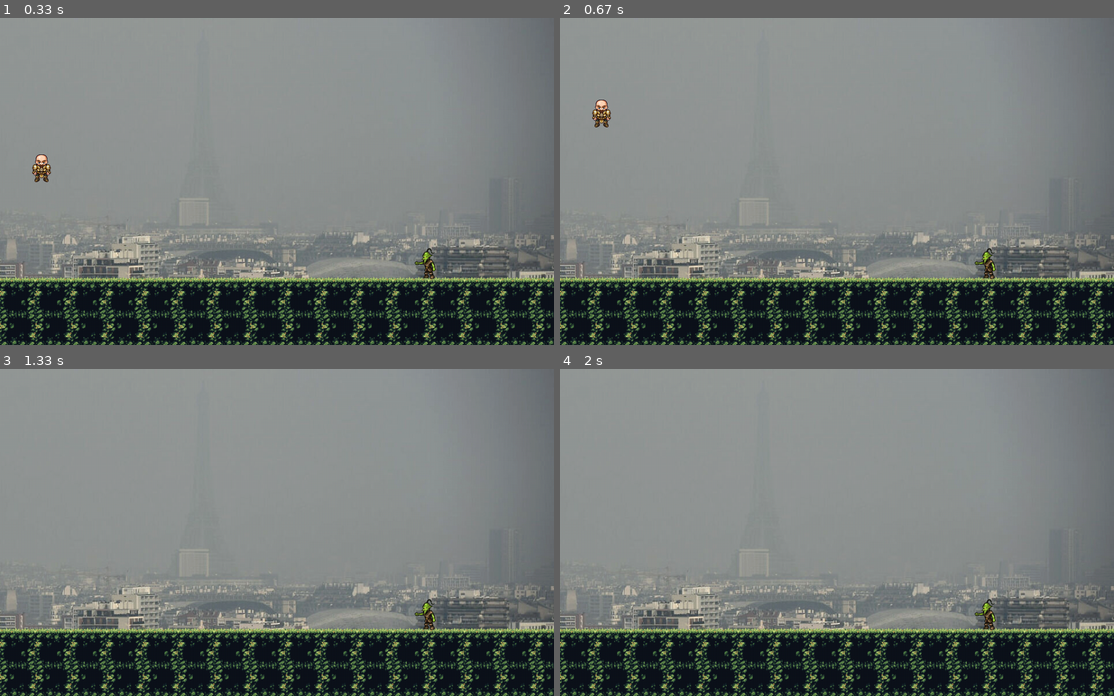
Above: before the commit, frames 1-4 (two rows, left to right).
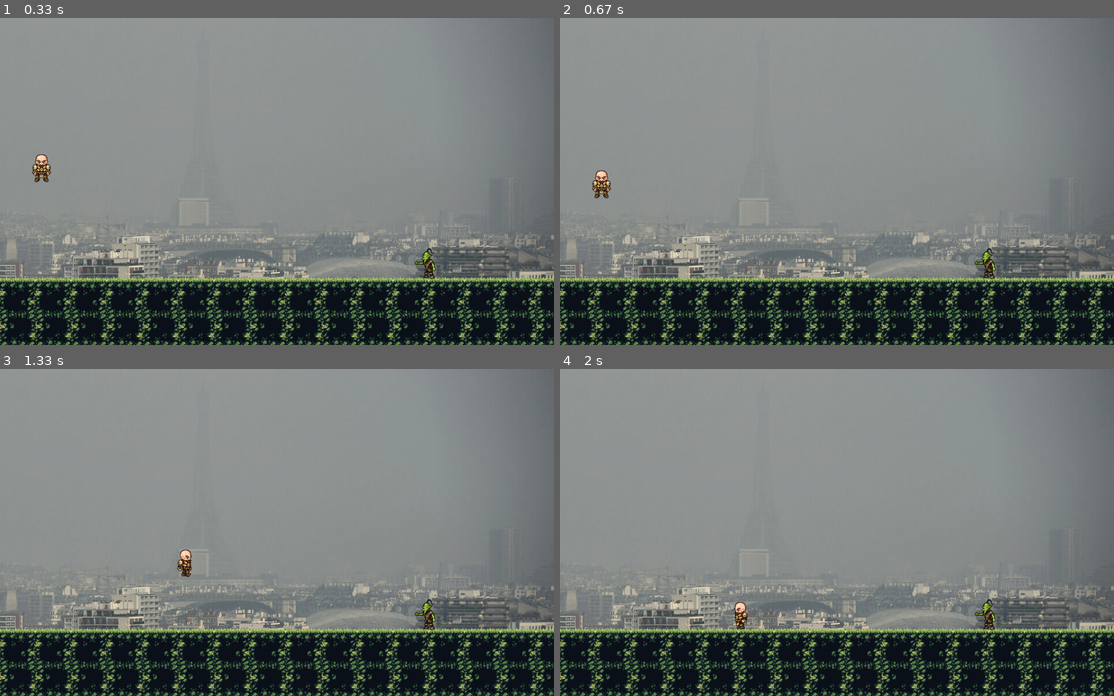
Above: after the commit, the same moments.

Repository: TarJimmy/gameJam
Game: pygame game, started from main.py
Two runs of this game, one before a commit and one after it. Both use one fixed random seed, a clock stepped at 60 frames per second and the inputs below.
Inputs:
- Up to frame 1 (0.33 s): no input
- Up to frame 2 (0.67 s): tap Space at 0.33 s
- Up to frame 3 (1.33 s): hold Right 0.67-1.13 s; tap Space at 0.73, 1.03, 1.23 s; hold Right from 1.17 s (still down)
- Up to frame 4 (2 s): tap Space at 1.53, 1.73 s; release Right at 1.63 s; hold Left from 1.67 s (still down)

Frame 1 is identical in both runs. In frame 2, 0.4% of the frame differs, in the area x 5-10%, y 25-56%; in frame 3, 0.2%; in frame 4, 0.2%.

Commit message:
push credit

Diff:
--- a/VueAccueil.py
+++ b/VueAccueil.py
@@ -1,6 +1,6 @@
 import pygame
 from class_Button import Button
-
+from class_Credit import Credit
 class VueAccueil:
     #Construteur de l'accueil
 
@@ -38,24 +38,7 @@
         self.boutonCredit.redimensionne(180,47)
         self.logo = Button(275,10,"images/boutons/logo.png")
         self.logo.redimensionne(230,200)
-
-
-
-    #
-    # def gerer_event(self):
-    #
-    #     ## Si le focus est sur la fenêtre.
-    #     if pygame.mouse.get_focused():
-    #         ## Trouve position de la souris
-    #         x, y = pygame.mouse.get_pos()
-    #
-    #         ## S'il y a collision:
-    #         collide = self.bouton_rect.collidepoint(x, y)
-    #
-    #         if collide:
-    #             print("Je suis dessus")
-    #         else:
-    #             print("Rien")
+        self.credit = Credit()
 
     #fonction qui affiche l'acceuil
     def afficher(self):
@@ -63,38 +46,44 @@
         #Met l'attribut d'affichage à True
         self.running = True
         #Tant qu'on continue à afficher la fenetre
+        credit = False
         while self.running:
-            #Charge le background
-            self.screen.blit(self.background, (0,0))
-            #Met à jour l'écran
-            # self.screen.blit(self.bouton, (200,200))
-            # self.screen.blit(self.bouton, self.bouton_rect)
-            # pygame.draw.rect(self.screen, self.rouge, self.bouton_rect)
-            self.screen.blit(self.boutonJouer.image, (self.boutonJouer.rect.x,self.boutonJouer.rect.y))
-            self.screen.blit(self.boutonCredit.image, (self.boutonCredit.rect.x,self.boutonCredit.rect.y))
-            self.screen.blit(self.logo.image, (self.logo.rect.x,self.logo.rect.y))
-            # self.bouton.fill((255,20,0))
-            # text = self.font.render(self.TEXT, 1, (255,255,255))
-            # self.screen.blit(text, (50, 500))
+            if credit:
+                self.screen = pygame.display.set_mode((self.credit.width,self.credit.height))
+                #Affiche le titre des roles
+                self.credit.afficher(self.screen)
+                for event in pygame.event.get():
+                    # si l'evenement est fermeture de fenetre
+                    if event.type == pygame.QUIT:
+                        self.running = False
+                    elif event.type == pygame.MOUSEBUTTONUP: # quand je relache le bouton
+                        if event.button == 1: # 1= clique gauche
+                            if self.credit.buttonBack.isClicked(event.pos):
+                                credit = False
 
-            ## Gérer les événements.
-            # accueil.gerer_event()
+            else:
+                self.screen = pygame.display.set_mode((self.width,self.height))
+                #Charge le background
+                self.screen.blit(self.background, (0,0))
+                #Met à jour l'écran
+                self.screen.blit(self.boutonJouer.image, (self.boutonJouer.rect.x,self.boutonJouer.rect.y))
+                self.screen.blit(self.boutonCredit.image, (self.boutonCredit.rect.x,self.boutonCredit.rect.y))
+                self.screen.blit(self.logo.image, (self.logo.rect.x,self.logo.rect.y))
+
+                #Parcours tous les évenements possibles
+                for event in pygame.event.get():
+                    # si l'evenement est fermeture de fenetre
+                    if event.type == pygame.QUIT:
+                        self.running = False
+                    elif event.type == pygame.MOUSEBUTTONUP:
+                        if event.button == 1:
+                            if self.boutonJouer.isClicked(event.pos):
+                                print("Je clique sur boutonJouer")
+                            if self.boutonCredit.isClicked(event.pos):
+                                print("Je clique sur boutonCrédit")
+                                credit = True
 
             pygame.display.flip()
-
-            #Parcours tous les évenements possibles
-            for event in pygame.event.get():
-                # si l'evenement est fermeture de fenetre
-                if event.type == pygame.QUIT:
-                    self.running = False
-                    print("Fermeture de l'accueil")
-                elif event.type == pygame.MOUSEBUTTONUP:
-                    if event.button == 1:
-                        if self.boutonJouer.isClicked(event.pos):
-                            print("Je clique sur boutonJouer")
-                        if self.boutonCredit.isClicked(event.pos):
-                            print("Je clique sur boutonCrédit")
-
 
 #A supprimer, c'est pour tester directement l'accueil
 pygame.init()
--- a/class_Credit.py
+++ b/class_Credit.py
@@ -1,8 +1,7 @@
 import pygame
-
+from class_Button import Button
 class Credit:
     def __init__(self):
-        pygame.init()
         #Largeur de l'écran
         self.width = 800
         #Hauteur de l'écran
@@ -10,10 +9,6 @@
         #Titre de l'écran
         pygame.display.set_caption("Crédit")
         #Appliquer la taille de l'écran à l'attribut screen
-        self.screen = pygame.display.set_mode((self.width,self.height))
-
-        #running est l'attribut ui précise si l'écran est activé
-        self.running = False
         #Les differentes police
         self.policeTitre = pygame.font.Font(None, 40)
         self.policeTitre.set_bold(True)
@@ -32,16 +27,8 @@
         self.TitreRole = self.policeTitre.render("Roles :",True,self.colorText)
         self.TitreSource = self.policeTitre.render("Sources :",True,self.colorText)
 
-    def addRoles(self,nom, roles):
-        text = nom + " : " + roles
-        self.mesRoles.append(self.policeRoles.render(text,True,self.colorText))
+        self.buttonBack = Button(70,10,"images/boutons/boutonRetourAccueil.gif")
 
-    def addSource(self,element, source):
-        text = element + " : " + source
-        self.mesSources.append(self.policeSource.render(text,True,self.colorText))
-
-    #fonction qui affiche les crédit
-    def afficher(self):
         self.addRoles("Saint-Laurent-Cyr Mark-Olivier", "Game Designer")
         self.addRoles("Jimmy Tardy", "Developpeur")
         self.addRoles("Cesar Watrin", "Developpeur")
@@ -51,37 +38,31 @@
         self.addSource("exemple", "unesource.com")
         self.addSource("Exemple", "une deuxieme source.com")
 
-        #Met l'attribut d'affichage à True
-        self.running = True
-        #Affiche le titre des roles
-        self.screen.blit(self.TitreRole, (20,20))
+    def addRoles(self,nom, roles):
+        text = roles + " : " + nom
+        self.mesRoles.append(self.policeRoles.render(text,True,self.colorText))
+
+    def addSource(self,element, source):
+        text = element + " : " + source
+        self.mesSources.append(self.policeSource.render(text,True,self.colorText))
+
+    #fonction qui affiche les crédit
+    def afficher(self,screen):
+        screen.blit(self.buttonBack.image,(self.buttonBack.rect.x,self.buttonBack.rect.y))
+        i = 80
+        screen.blit(self.TitreRole, (20,90))
+
+        i += 40
         #I est la séparation entre 2 textes
-        i = 40
         #Affiche tous les roles
         for rolesCourant in self.mesRoles:
-            self.screen.blit(rolesCourant, (20,i+20))
+            screen.blit(rolesCourant, (20,i+20))
             i+= 40
         #Affiche le titre des sources
         i += 20
-        self.screen.blit(self.TitreSource, (20,i+20))
+        screen.blit(self.TitreSource, (20,i+20))
         i += 40
-        print(self.mesSources)
         #affiche les sources
         for sourceCourantes in self.mesSources:
-            self.screen.blit(sourceCourantes, (20,i+20))
+            screen.blit(sourceCourantes, (20,i+20))
             i+= 40
-        #Tant qu'on continue à afficher la fenetre
-        while self.running:
-            #Met à jour l'écran
-
-
-            ## Gérer les événements.
-            # accueil.gerer_event()
-
-            pygame.display.flip()
-
-            #Parcours tous les évenements possibles
-            for event in pygame.event.get():
-                # si l'evenement est fermeture de fenetre
-                if event.type == pygame.QUIT:
-                    self.running = False
--- a/class_Player.py
+++ b/class_Player.py
@@ -80,7 +80,7 @@
         self.walkCount = 0
 
     def doJump(self):
-        if self.jumpCount >= 0:
+        if self.jumpCount >= -self.hauteurSaut:
             self.y -= (self.jumpCount * abs(self.jumpCount)) * 0.5
             self.jumpCount -= 1
         else:
Binary file added: images/boutons/boutonRetourAccueil.gif
